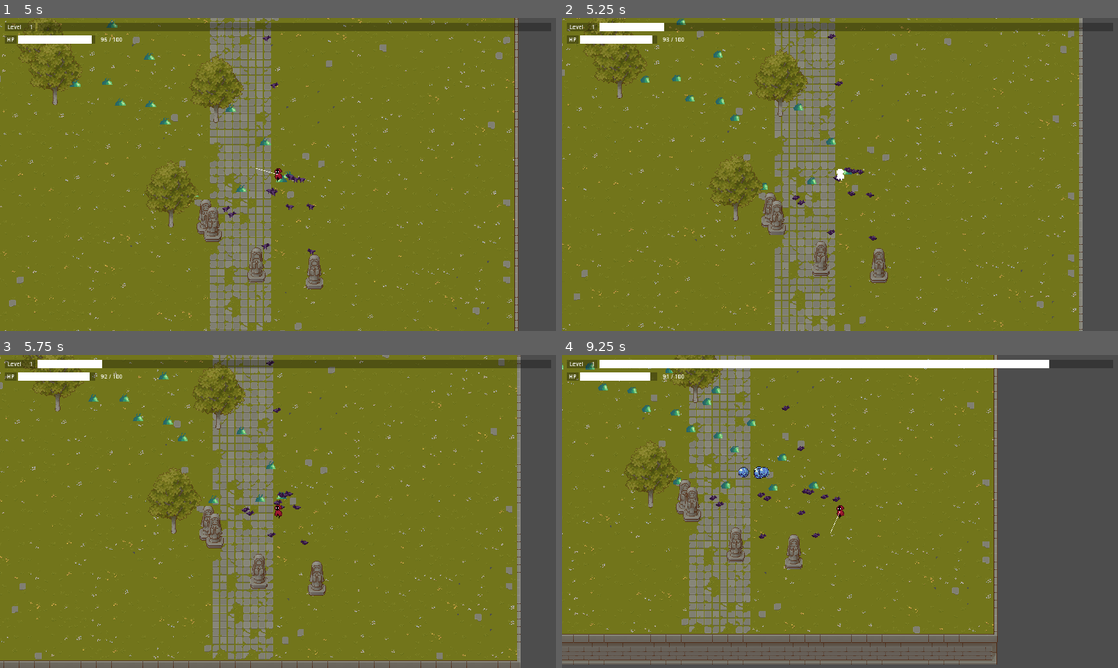
Above: before the commit, frames 1-4 (two rows, left to right).
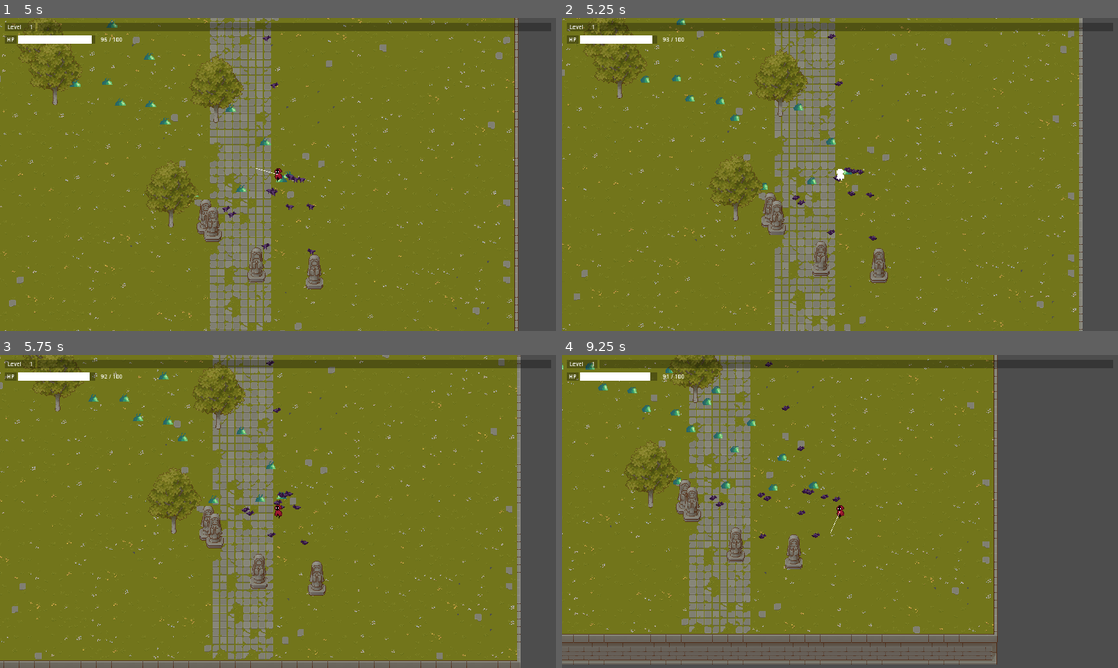
Above: after the commit, the same moments.

Repository: reyhanfarabi/project-survive
Game: Godot game, scene res://scenes/game.tscn
Two runs of this game, one before a commit and one after it. Both use one fixed random seed, a clock stepped at 60 frames per second and the inputs below.
Inputs (mouse positions are in pixels of both pictures, inside the frame that each line leads up to):
- Up to frame 1 (5 s): tap Enter at 0.5 s; move the mouse to (400, 158) at 0.52 s; hold D (right) 0.53-1.28 s; tap W (top) every 0.75 s from 0.6 to 4.35 s; move the mouse to (166, 190) at 1.27 s; hold S (down) 1.28-2.03 s; move the mouse to (333, 105) at 2.02 s; hold D (right) 2.03-3.53 s; move the mouse to (250, 237) at 2.77 s; move the mouse to (444, 221) at 3.52 s; hold A (left) from 3.53 s (still down); move the mouse to (111, 127) at 4.27 s
- Up to frame 2 (5.25 s): move the mouse to (867, 174) at 5.02 s; release A (left) at 5.03 s; hold S (down) from 5.03 s (still down); tap W (top) at 5.1 s
- Up to frame 3 (5.75 s): keep holding S (down)
- Up to frame 4 (9.25 s): move the mouse to (756, 433) at 5.77 s; release S (down) at 5.78 s; hold D (right) 5.78-8.03 s; tap W (top) every 0.75 s from 5.85 to 8.85 s; move the mouse to (962, 495) at 6.52 s; move the mouse to (728, 527) at 7.27 s; move the mouse to (895, 442) at 8.02 s; hold S (down) 8.03-8.78 s; move the mouse to (812, 574) at 8.77 s; hold A (left) from 8.78 s (still down)

Frame 1 is identical in both runs. In frame 2, 0.3% of the frame differs, in the area x 6-19%, y 1-5%; in frame 3, 0.3%; in frame 4, 2.3%, in the area x 6-88%, y 1-40%.

Commit message:
refactor destroy logic into its own component

Diff:
--- /dev/null
+++ b/scenes/destroy_component.tscn
@@ -0,0 +1,6 @@
+[gd_scene load_steps=2 format=3 uid="uid://bmfwuew5beqjc"]
+
+[ext_resource type="Script" path="res://scripts/destroy_component.gd" id="1_l76mf"]
+
+[node name="DestroyComponent" type="Node2D"]
+script = ExtResource("1_l76mf")
--- a/scenes/enemy.tscn
+++ b/scenes/enemy.tscn
@@ -1,8 +1,9 @@
-[gd_scene load_steps=9 format=3 uid="uid://cy3yj28aafqjv"]
+[gd_scene load_steps=10 format=3 uid="uid://cy3yj28aafqjv"]
 
 [ext_resource type="Script" path="res://scripts/enemy.gd" id="1_huu1h"]
 [ext_resource type="Shader" path="res://shaders/enemy.gdshader" id="3_6wp2d"]
 [ext_resource type="PackedScene" uid="uid://bulxxaunr0b80" path="res://scenes/drops/drop_exp.tscn" id="3_t0c5r"]
+[ext_resource type="PackedScene" uid="uid://bmfwuew5beqjc" path="res://scenes/destroy_component.tscn" id="4_xjjl3"]
 
 [sub_resource type="ShaderMaterial" id="ShaderMaterial_r6w4x"]
 resource_local_to_scene = true
@@ -99,11 +100,12 @@
 "idle": SubResource("Animation_tqh6n")
 }
 
-[node name="Enemy" type="Area2D" groups=["enemies"]]
+[node name="Enemy" type="Area2D" node_paths=PackedStringArray("_destroy_comp") groups=["enemies"]]
 collision_layer = 4
 collision_mask = 4
 script = ExtResource("1_huu1h")
 _exp_drop_scene = ExtResource("3_t0c5r")
+_destroy_comp = NodePath("DestroyComponent")
 
 [node name="Sprite2D" type="Sprite2D" parent="."]
 material = SubResource("ShaderMaterial_r6w4x")
@@ -121,4 +123,6 @@
 
 [node name="AttackTimer" type="Timer" parent="."]
 
+[node name="DestroyComponent" parent="." instance=ExtResource("4_xjjl3")]
+
 [connection signal="timeout" from="AttackTimer" to="." method="_on_attack_timer_timeout"]
--- a/scenes/player.tscn
+++ b/scenes/player.tscn
@@ -8,6 +8,7 @@
 [ext_resource type="PackedScene" uid="uid://wuepqnu7tptu" path="res://scenes/player/player_look_at_component.tscn" id="6_l8n6l"]
 [ext_resource type="PackedScene" uid="uid://cp4h3qqjkkkjs" path="res://weapons/Sword/sword.tscn" id="7_j5af7"]
 [ext_resource type="PackedScene" uid="uid://dagmveyrwqto1" path="res://scenes/collect_drops_component.tscn" id="8_hylks"]
+[ext_resource type="PackedScene" uid="uid://bmfwuew5beqjc" path="res://scenes/destroy_component.tscn" id="9_fic57"]
 
 [sub_resource type="ShaderMaterial" id="ShaderMaterial_m5hxm"]
 shader = ExtResource("3_1qxah")
@@ -184,10 +185,11 @@
 [sub_resource type="RectangleShape2D" id="RectangleShape2D_7nacx"]
 size = Vector2(16, 28)
 
-[node name="Player" type="CharacterBody2D" groups=["player"]]
+[node name="Player" type="CharacterBody2D" node_paths=PackedStringArray("_destroy_comp") groups=["player"]]
 collision_layer = 14
 script = ExtResource("1_l1yk1")
 _resource = ExtResource("2_qj0p0")
+_destroy_comp = NodePath("DestroyComponent")
 
 [node name="Sprite2D" type="Sprite2D" parent="."]
 material = SubResource("ShaderMaterial_m5hxm")
@@ -224,4 +226,6 @@
 position = Vector2(-1, 0)
 shape = SubResource("RectangleShape2D_7nacx")
 
+[node name="DestroyComponent" parent="." instance=ExtResource("9_fic57")]
+
 [connection signal="trigger_drop_effect" from="CollectDropsComponent" to="." method="_on_collect_drops_component_trigger_drop_effect"]
--- /dev/null
+++ b/scripts/destroy_component.gd
@@ -0,0 +1,11 @@
+extends Node2D
+class_name DestroyComponent
+
+
+signal trigger_side_effect
+
+
+func handle_destroy(current_health: int) -> void:
+	if current_health <= 0:
+		trigger_side_effect.emit()
+		get_parent().queue_free()
--- a/scripts/enemy.gd
+++ b/scripts/enemy.gd
@@ -5,6 +5,7 @@
 @export var _target_distance_padding: int = 1
 @export var _damage_shader_delay: float = 0.1
 @export var _exp_drop_scene: PackedScene
+@export var _destroy_comp: DestroyComponent
 
 @onready var _player = get_node("../../Player")
 @onready var _drops_container = get_node("../../DropsContainer")
@@ -33,7 +34,7 @@
 	_handle_movement(delta)
 	_handle_facing()
 	_handle_attack_to_player()
-	_handle_destory()
+	_destroy_comp.handle_destroy(_resource.health)
 
 
 func _handle_movement(delta):
@@ -56,12 +57,6 @@
 	_player.deal_damage(_resource.attack_damage)
 
 
-func _handle_destory():
-	if _resource.health <= 0:
-		_spawn_exp_drop()
-		queue_free()
-
-
 func _spawn_exp_drop():
 	var e = _exp_drop_scene.instantiate()
 	e.position = position
@@ -78,3 +73,7 @@
 
 func _on_attack_timer_timeout():
 	_can_attack = true
+
+
+func _on_destroy_component_trigger_side_effect() -> void:
+	_spawn_exp_drop()
--- a/scripts/player.gd
+++ b/scripts/player.gd
@@ -3,6 +3,7 @@
 
 @export var _resource: Resource_Player
 @export var _damage_shader_delay: float = 0.1
+@export var _destroy_comp: DestroyComponent
 
 @onready var _game_camera_node: Camera2D = get_node("../GameCamera2D")
 
@@ -17,14 +18,7 @@
 
 
 func _physics_process(_delta):
-	_handle_destory()
-
-
-func _handle_destory():
-	if _resource.health <= 0:
-		_game_camera_node.position = position
-		_game_camera_node.make_current()
-		queue_free()
+	_destroy_comp.handle_destroy(_resource.health)
 
 
 func deal_damage(damage_amount: int):
@@ -36,3 +30,9 @@
 
 func _on_collect_drops_component_trigger_drop_effect(drop) -> void:
 	_resource.update_level(drop.exp_point)
+
+
+func _on_destroy_component_trigger_side_effect() -> void:
+	# change active camera to camera inside Game Node
+	_game_camera_node.position = position
+	_game_camera_node.make_current()
Not shown: 1 places in scenes/player.tscn that only renumber resources
